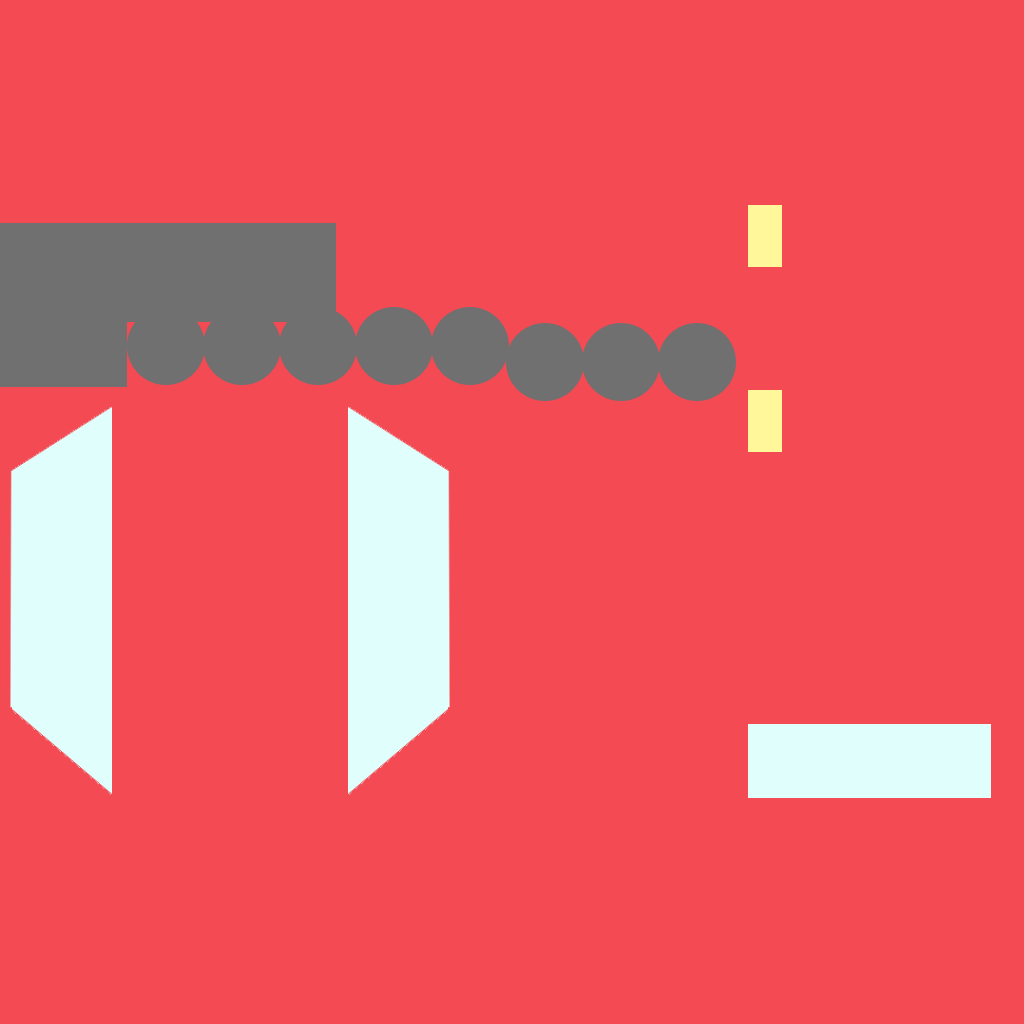
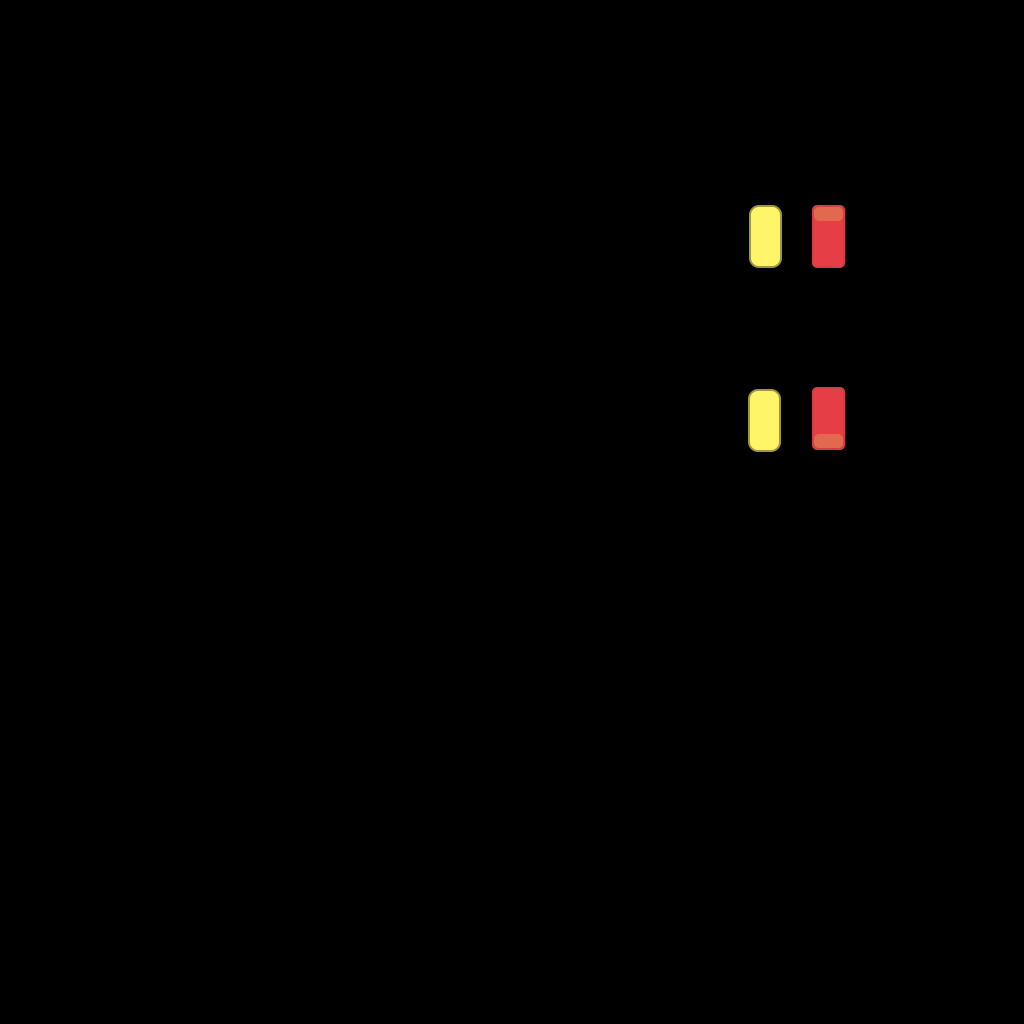
Layers edited between the first and the second 1024x1024 image:
removed layer "Rectangle 3 copy" over (748, 390, 782, 452)
removed layer "Rectangle 3" over (748, 205, 782, 267)
removed layer "Color Fill 3 copy" over (10, 406, 112, 795)
moved "Ellipse 1 copy 7" into group "Car1", painted on it over (584, 323, 736, 401)
removed layer "Ellipse 1 copy 6" from group "Group 1" over (582, 323, 660, 401)
moved "Ellipse 1 copy 5" into group "Car1", painted on it over (506, 323, 735, 401)
removed layer "Ellipse 1 copy 4" from group "Group 1" over (431, 307, 509, 385)
removed layer "Ellipse 1 copy 3" from group "Group 1" over (355, 307, 433, 385)
removed layer "Ellipse 1 copy 2" from group "Group 1" over (279, 307, 357, 385)
removed layer "Ellipse 1 copy" from group "Group 1" over (203, 307, 281, 385)
removed layer "Ellipse 1" from group "Group 1" over (127, 307, 205, 385)
hid "Color Fill 3" (1st of 2, in "Car1"), moved it into group "Car1" over (348, 406, 450, 795)
moved "Rectangle 2 copy" into group "Car1", painted on it over (0, 288, 127, 387)
moved "Rectangle 2" into group "Car1", painted on it over (0, 223, 336, 322)
moved "Group 1" (1st of 2, in "Car1") into group "Car1" over (127, 307, 736, 401)
moved "Rectangle 1" into group "Car1" over (748, 724, 991, 798)
moved "Color Fill 1" (1st of 2, in "Car1") into group "Car1", painted on it over (0, 0, 1024, 1024)
added group "Car1 Emissive" with 7 layers over (0, 0, 1024, 1024)
added layer "Rounded Rectangle 5 copy" (2nd of 2, in "Car1 Emissive") in group "Car1 Emissive" over (812, 387, 845, 450)
added layer "Rounded Rectangle 5" (2nd of 2, in "Car1 Emissive") in group "Car1 Emissive" over (812, 205, 845, 268)
added layer "Rounded Rectangle 1 copy" (2nd of 2, in "Car1 Emissive") in group "Car1 Emissive" over (749, 205, 782, 268)
added layer "Color Fill 1" (2nd of 2, in "Car1 Emissive") in group "Car1 Emissive" over (0, 0, 1024, 1024)
…and 1 more changes (1 added)
